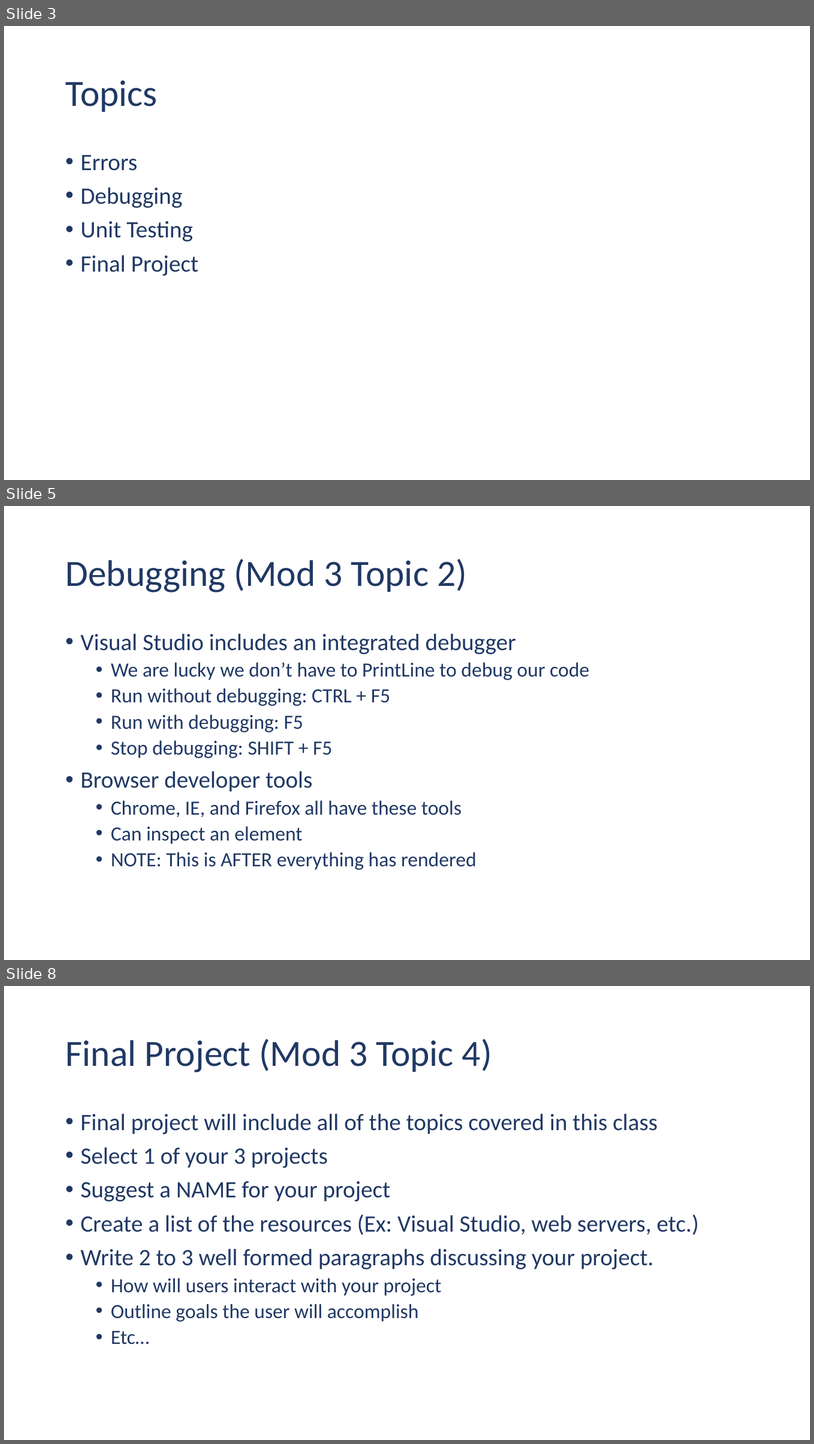
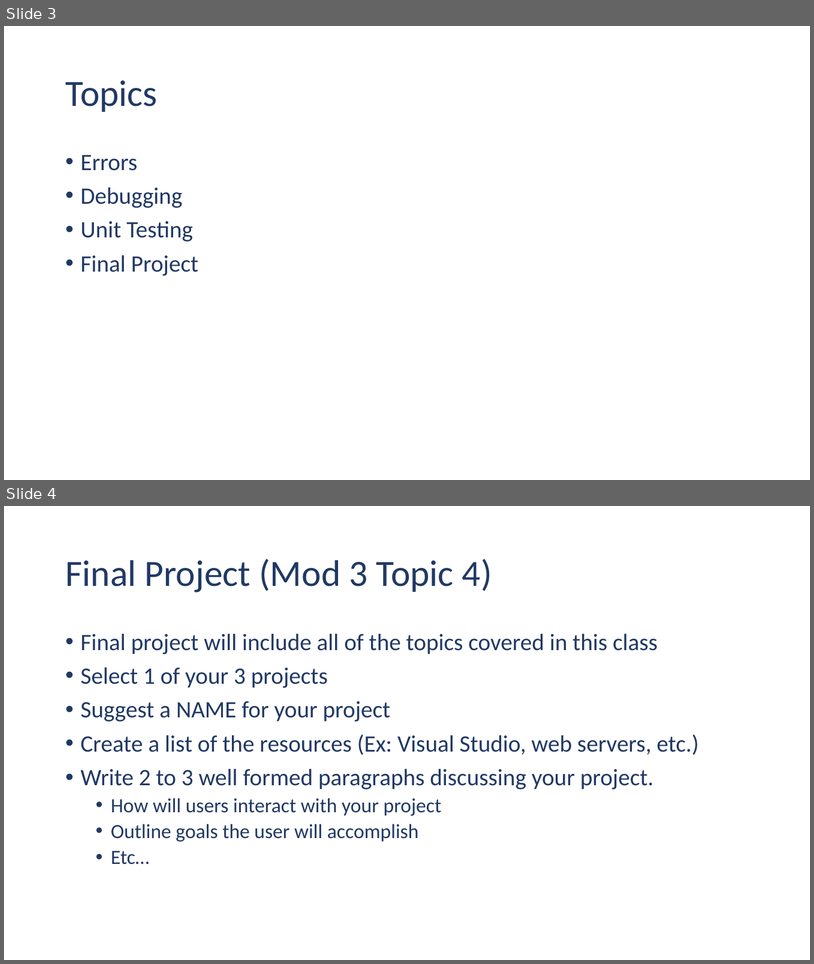
Before and after one commit to ehennis/CIS174, a slide deck: 2025-SUM/Week03.pptx. Shown one above the other, each under a label of ours: slides 3, 5 and 8 before the commit, slides 3 and 4 after it; the slides between them are not shown. The pictures are 814x1444 and 814x964 pixels, drawn with LibreOffice and Linux fonts; fonts in the diff are those of the drawing. Boxes give left, top, right and bottom in pixels: in the first picture for what was removed or moved away, otherwise in the second. Text is boxed around its words. In the diff, an @@ line names an element or a change of style, - is before the commit and + after.

```diff
--- a/2025-SUM/Week03.pptx
+++ b/2025-SUM/Week03.pptx
@@ slide 5 removed at (4, 506, 810, 960), background #FFFFFF @@
@@ title removed at (65, 559, 467, 592) @@
-Debugging (Mod 3 Topic 2)
@@ text removed at (81, 633, 590, 870) @@
-• Visual Studio includes an integrated debugger
-  • We are lucky we don’t have to PrintLine to debug our code
-  • Run without debugging: CTRL + F5
-  • Run with debugging: F5
-  • Stop debugging: SHIFT + F5
-• Browser developer tools
-  • Chrome, IE, and Firefox all have these tools
-  • Can inspect an element
-  • NOTE: This is AFTER everything has rendered
@@ what was slide 8 is now slide 4 @@
```
Also in this commit, not shown: 1 slide changed, 3 other slides removed.
